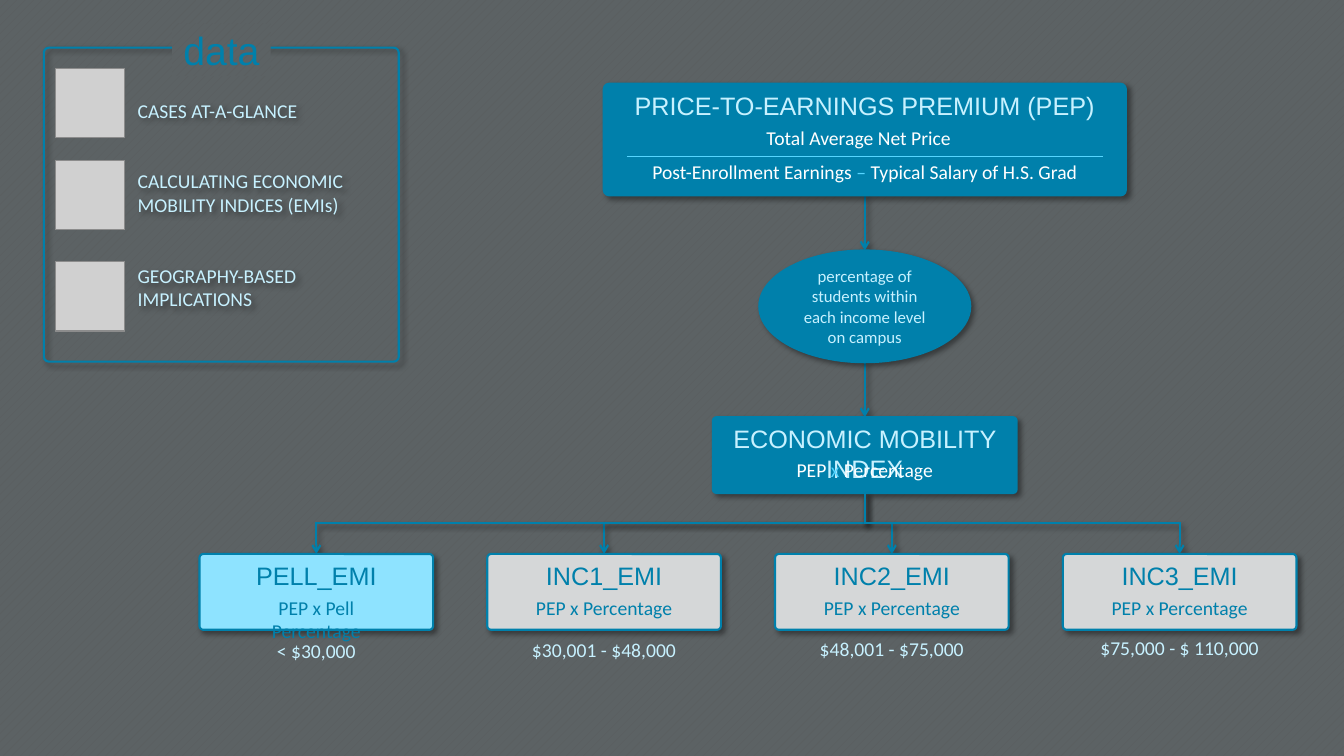
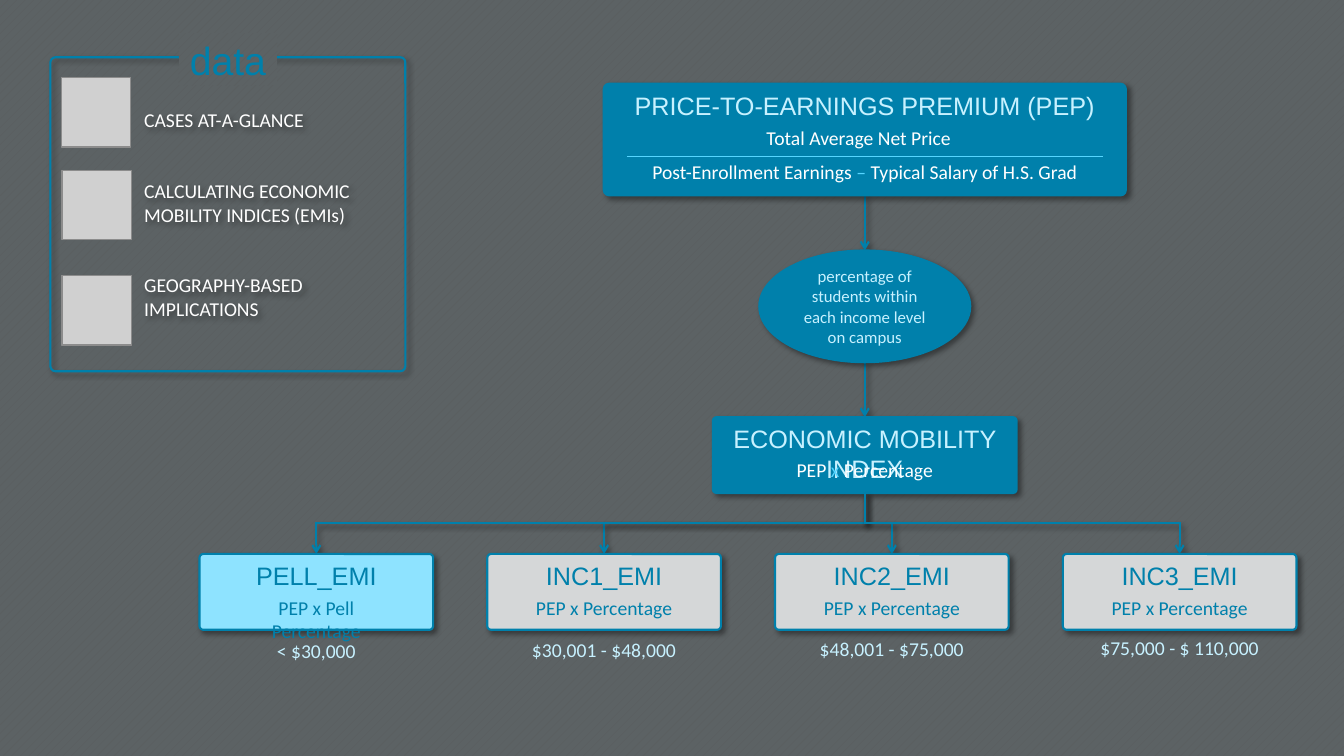
Before and after one commit to danimcadet/danic_capstone, a slide deck: slide 9 of finaid dashboard.pptx (slide 6 before the commit). Drawn at 1344x756 pixels with LibreOffice and Linux fonts; fonts in the diff are those of the drawing; grey boxes stand for pictures; background and template pictures are left out. Boxes give left, top, right and bottom in pixels: in the first picture for what was removed or moved away, otherwise in the second. Text is boxed around its words. In the diff, an @@ line names an element or a change of style, - is before the commit and + after.

```diff
--- a/finaid dashboard.pptx
+++ b/finaid dashboard.pptx
@@ 1 picture, 1 text, 1 rounded rectangle: place and size @@
-1 picture, 1 text, 1 rounded rectangle at [43, 24, 398, 362]
+1 picture, 1 text, 1 rounded rectangle at [50, 33, 405, 372]
@@ rounded rectangle "CASES AT-A-GLANCE" at [50, 57, 405, 372]: text colour #C7F1FF to #FFFFFF @@
@@ picture: place and size @@
-picture at [55, 160, 125, 230]
+picture at [63, 170, 132, 240]
@@ picture: place and size @@
-picture at [55, 262, 125, 332]
+picture at [63, 276, 132, 346]
@@ picture: place and size @@
-picture at [55, 261, 125, 331]
+picture at [63, 275, 132, 345]
```
Also in this commit, not shown: 5 other slides changed, 4 slides added, 2 slides removed, 5 other files.
